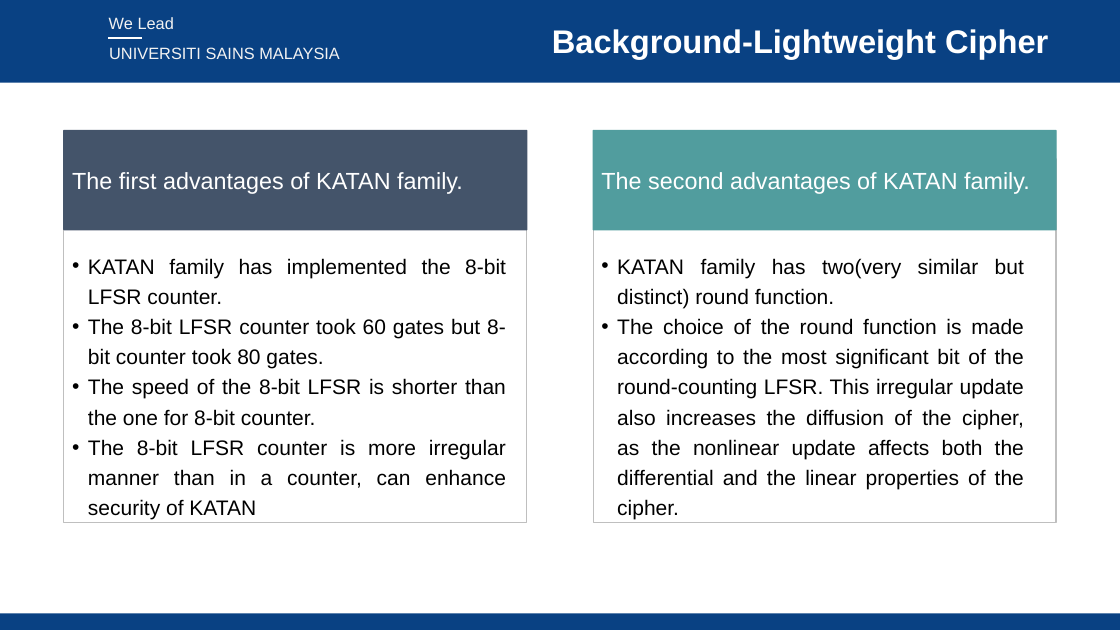
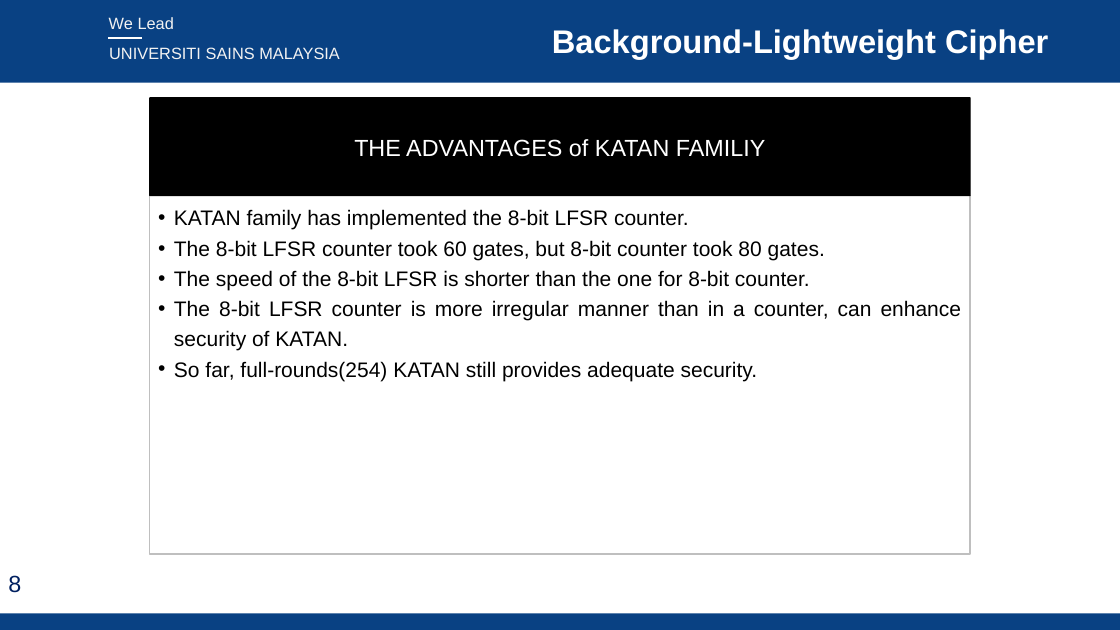
Before and after one commit to liyu0x/boomerang-KATAN, a slide deck: slide 8 of material/report.pptx. Drawn at 1120x630 pixels with LibreOffice and Linux fonts; fonts in the diff are those of the drawing; background and template pictures are left out. Boxes give left, top, right and bottom in pixels: in the first picture for what was removed or moved away, otherwise in the second. Text is boxed around its words. In the diff, an @@ line names an element or a change of style, - is before the commit and + after.

```diff
--- a/material/report.pptx
+++ b/material/report.pptx
@@ rectangle "THE ADVANTAGES of KATAN FAMILIY": place and size @@
-rectangle "THE ADVANTAGES of KATAN FAMILIY" at (64,130,527,229)
+rectangle "THE ADVANTAGES of KATAN FAMILIY" at (150,97,970,196)
@@ rectangle "THE ADVANTAGES of KATAN FAMILIY" at (150,97,970,196): fill #44546A to #000000; outline #44546A 1 pt to #000000 1 pt @@
@@ text in rectangle at (354,139,766,157): text changed @@
-The first advantages of KATAN family.
+THE ADVANTAGES of KATAN FAMILIY
@@ rectangle removed at (593,130,1056,229) @@
-The second advantages of KATAN family.
@@ rectangle removed at (593,159,1056,523) @@
@@ text "KATAN family has implemented the ...": place and size @@
-text "KATAN family has implemented the ..." at (88,258,506,520)
+text "KATAN family has implemented the ..." at (174,209,962,381)
@@ rectangle: place and size @@
-rectangle at (64,159,527,523)
+rectangle at (150,196,970,555)
@@ text at (174,240,825,260): text changed @@
-• The 8-bit LFSR counter took 60 gates but 8-bit counter took 80 gates.
+• The 8-bit LFSR counter took 60 gates, but 8-bit counter took 80 gates.
@@ text removed at (617,258,1024,520) @@
-• KATAN family has two(very similar but distinct) round function.
-• The choice of the round function is made according to the most significant bit of the round-counting LFSR. This irregular update also increases the diffusion of the cipher, as the nonlinear update affects both the differential and the linear properties of the cipher.
@@ text at (174,300,962,381): text changed @@
-• The 8-bit LFSR counter is more irregular manner than in a counter, can enhance security of KATAN
+• The 8-bit LFSR counter is more irregular manner than in a counter, can enhance security of KATAN.
+• So far, full-rounds(254) KATAN still provides adequate security.
@@ page number added at (8,575,21,593), 20 pt, text #002060 @@
+8
```
Also in this commit, not shown: 16 other slides changed, 1 slide removed.
